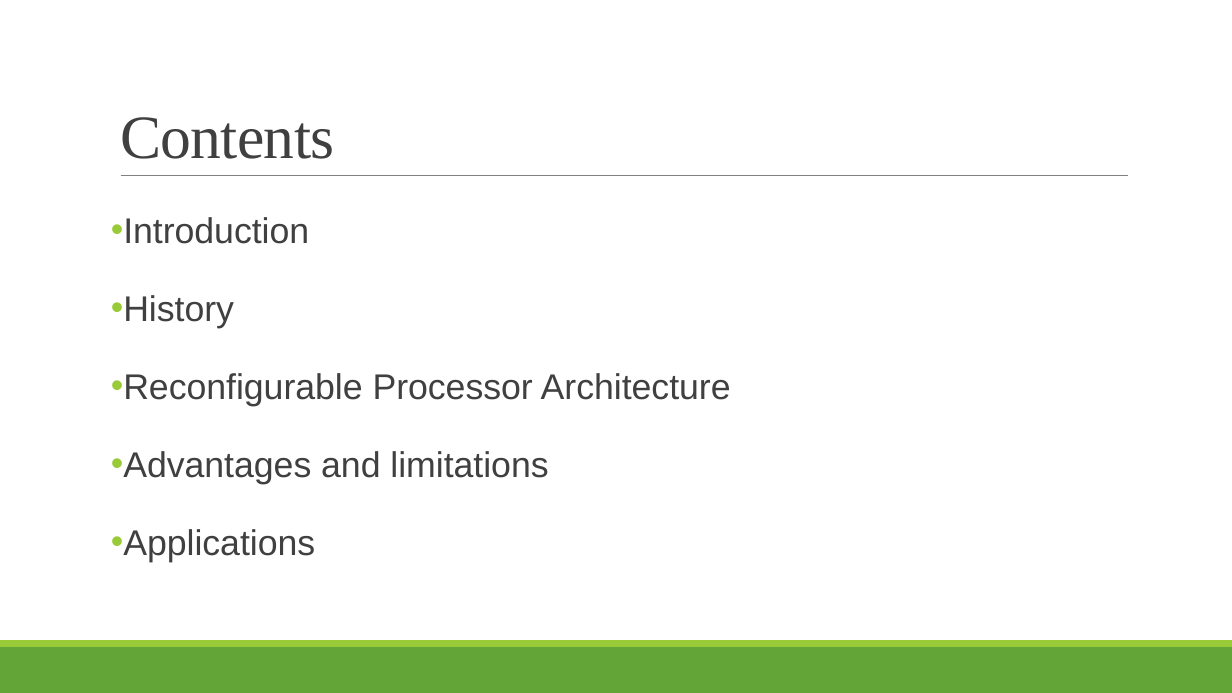
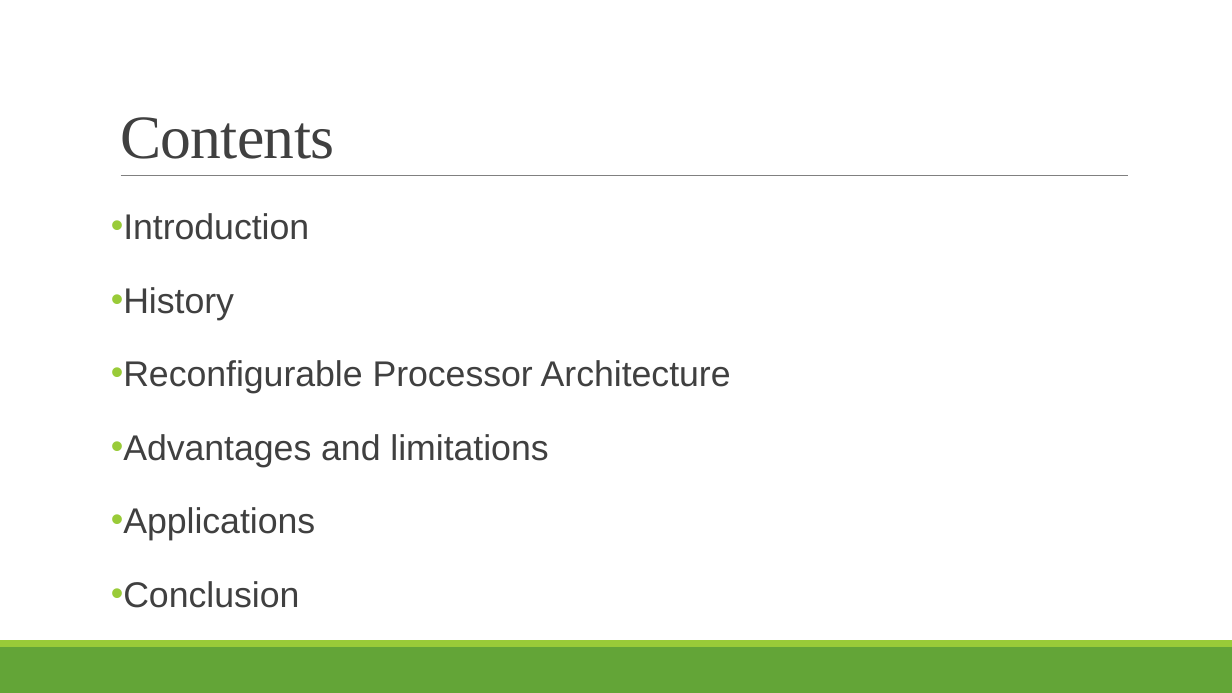
Before and after one commit to puthukkaden/Reconfigrable_Processor_Architecture, a slide deck: slide 2 of Presentation/Presentation1.pptx. Drawn at 1232x693 pixels with LibreOffice and Linux fonts; fonts in the diff are those of the drawing. Boxes give left, top, right and bottom in pixels: in the first picture for what was removed or moved away, otherwise in the second. Text is boxed around its words. In the diff, an @@ line names an element or a change of style, - is before the commit and + after.

```diff
--- a/Presentation/Presentation1.pptx
+++ b/Presentation/Presentation1.pptx
@@ text at [111,213,731,540]: line spacing 1.4 to 1.3 @@
@@ text at [111,581,300,608]: paragraph added @@
+• Conclusion
```
Also in this commit, not shown: 5 other slides changed, 11 slides added, 2 other files.
